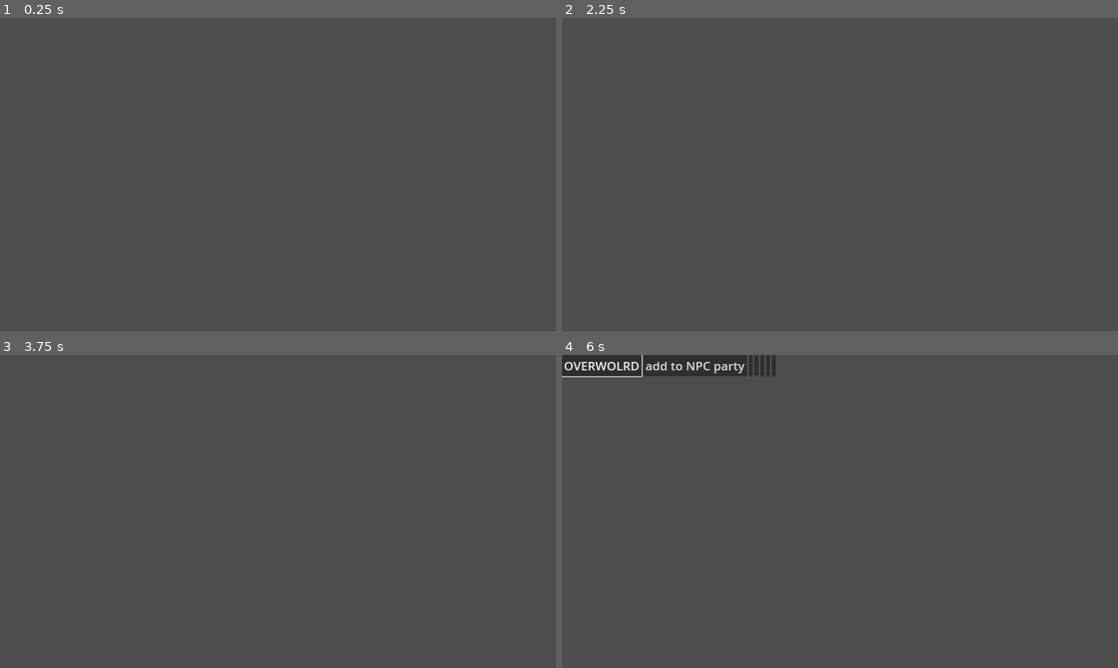
Above: before the commit, frames 1-4 (two rows, left to right).
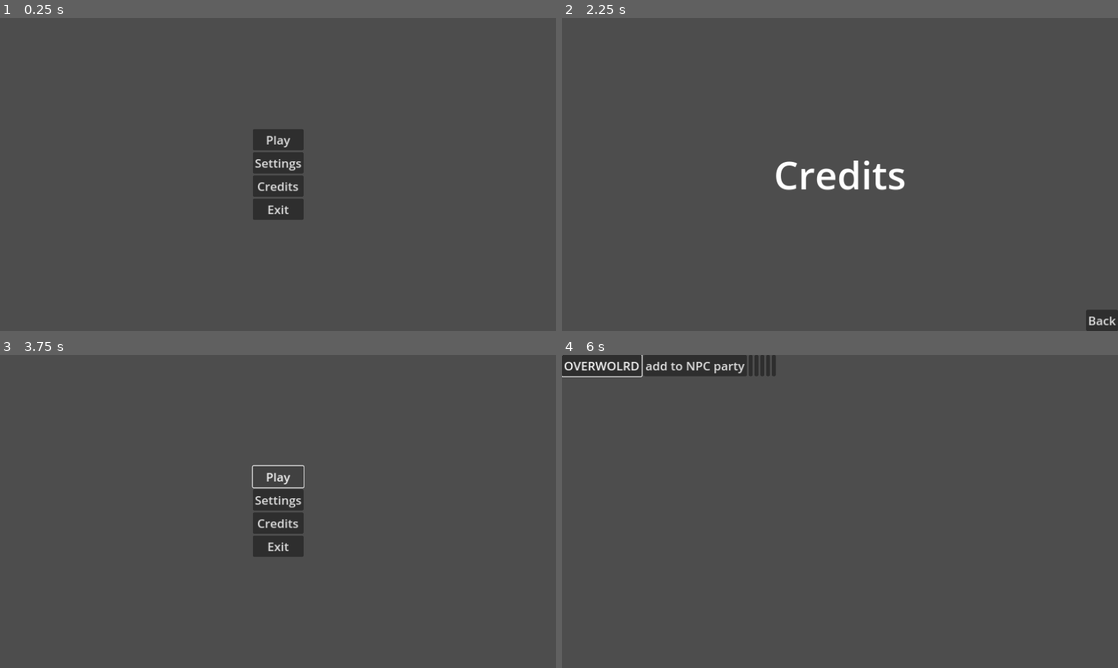
Above: after the commit, the same moments.

Repository: Where-is-my-input/Erratic-Seasons
Game: Godot game, scene res://UI/main_menu.tscn
Same seed, same stepped clock (60 frames per second), same inputs: the game is played once before the commit and once after it. This scene is started directly instead of the project's main scene.
Inputs (mouse positions are in pixels of both pictures, inside the frame that each line leads up to):
- Up to frame 1 (0.25 s): no input
- Up to frame 2 (2.25 s): click (840, 161) at 0.5 s, where only the run after the commit has a clickable "Settings"; click (1101, 321) at 1.25 s, where only the run after the commit has a clickable "Back"; click (840, 187) at 2 s, where only the run after the commit has a clickable "Credits"
- Up to frame 3 (3.75 s): click (539, 658) at 2.75 s, where only the run after the commit has a clickable "Back"; click (278, 477) at 3.5 s, where only the run after the commit has a clickable "Play"
- Up to frame 4 (6 s): click (840, 477) at 4.25 s, where only the run after the commit has a clickable "Play"; tap Enter at 5 s; hold D (right) 5.03-5.78 s; tap Escape (reset) at 5.75 s; hold S (down) from 5.78 s (still down)

The runs differ from the first frame. In frame 1, 2.3% of the frame differs, in the area x 45-55%, y 35-65%; in frame 2, 1.2%; in frame 3, 1.9%; in frame 4, nothing differs.

Commit message:
feat: create basic menu UI

Diff:
--- /dev/null
+++ b/UI/credits.gd
@@ -0,0 +1,5 @@
+extends Control
+
+
+func _on_back_pressed():
+	get_tree().change_scene_to_file("res://UI/main_menu.tscn")
--- /dev/null
+++ b/UI/credits.tscn
@@ -0,0 +1,43 @@
+[gd_scene load_steps=2 format=3 uid="uid://bjbk51j3u5v5p"]
+
+[ext_resource type="Script" path="res://UI/credits.gd" id="1_gso4l"]
+
+[node name="Credits" type="Control"]
+layout_mode = 3
+anchors_preset = 15
+anchor_right = 1.0
+anchor_bottom = 1.0
+grow_horizontal = 2
+grow_vertical = 2
+script = ExtResource("1_gso4l")
+
+[node name="Back" type="Button" parent="."]
+layout_mode = 1
+anchors_preset = 3
+anchor_left = 1.0
+anchor_top = 1.0
+anchor_right = 1.0
+anchor_bottom = 1.0
+offset_left = -66.0
+offset_top = -43.0
+grow_horizontal = 0
+grow_vertical = 0
+text = "Back"
+
+[node name="Label" type="Label" parent="."]
+layout_mode = 1
+anchors_preset = 8
+anchor_left = 0.5
+anchor_top = 0.5
+anchor_right = 0.5
+anchor_bottom = 0.5
+offset_left = -20.0
+offset_top = -11.5
+offset_right = 20.0
+offset_bottom = 11.5
+grow_horizontal = 2
+grow_vertical = 2
+theme_override_font_sizes/font_size = 80
+text = "Credits"
+
+[connection signal="pressed" from="Back" to="." method="_on_back_pressed"]
--- /dev/null
+++ b/UI/main_menu.gd
@@ -0,0 +1,17 @@
+extends Control
+
+
+func _on_exit_pressed():
+	get_tree().quit()
+
+
+func _on_settings_pressed():
+	get_tree().change_scene_to_file("res://UI/settings.tscn")
+
+
+func _on_play_pressed():
+	pass
+
+
+func _on_credits_pressed():
+	get_tree().change_scene_to_file("res://UI/credits.tscn")
--- a/UI/main_menu.tscn
+++ b/UI/main_menu.tscn
@@ -1,4 +1,6 @@
-[gd_scene format=3 uid="uid://bfu7htt3k0wng"]
+[gd_scene load_steps=2 format=3 uid="uid://bfu7htt3k0wng"]
+
+[ext_resource type="Script" path="res://UI/main_menu.gd" id="1_hugeg"]
 
 [node name="MainMenu" type="Control"]
 layout_mode = 3
@@ -7,3 +9,39 @@
 anchor_bottom = 1.0
 grow_horizontal = 2
 grow_vertical = 2
+script = ExtResource("1_hugeg")
+
+[node name="VBoxContainer" type="VBoxContainer" parent="."]
+layout_mode = 1
+anchors_preset = 8
+anchor_left = 0.5
+anchor_top = 0.5
+anchor_right = 0.5
+anchor_bottom = 0.5
+offset_left = -52.5
+offset_top = -92.0
+offset_right = 52.5
+offset_bottom = 92.0
+grow_horizontal = 2
+grow_vertical = 2
+
+[node name="Play" type="Button" parent="VBoxContainer"]
+layout_mode = 2
+text = "Play"
+
+[node name="Settings" type="Button" parent="VBoxContainer"]
+layout_mode = 2
+text = "Settings"
+
+[node name="Credits" type="Button" parent="VBoxContainer"]
+layout_mode = 2
+text = "Credits"
+
+[node name="Exit" type="Button" parent="VBoxContainer"]
+layout_mode = 2
+text = "Exit"
+
+[connection signal="pressed" from="VBoxContainer/Play" to="." method="_on_play_pressed"]
+[connection signal="pressed" from="VBoxContainer/Settings" to="." method="_on_settings_pressed"]
+[connection signal="pressed" from="VBoxContainer/Credits" to="." method="_on_credits_pressed"]
+[connection signal="pressed" from="VBoxContainer/Exit" to="." method="_on_exit_pressed"]
--- /dev/null
+++ b/UI/settings.gd
@@ -0,0 +1,5 @@
+extends Control
+
+
+func _on_back_pressed():
+	get_tree().change_scene_to_file("res://UI/main_menu.tscn")
--- /dev/null
+++ b/UI/settings.tscn
@@ -0,0 +1,43 @@
+[gd_scene load_steps=2 format=3 uid="uid://dyux4h3ubuwq8"]
+
+[ext_resource type="Script" path="res://UI/settings.gd" id="1_18ilv"]
+
+[node name="Settings" type="Control"]
+layout_mode = 3
+anchors_preset = 15
+anchor_right = 1.0
+anchor_bottom = 1.0
+grow_horizontal = 2
+grow_vertical = 2
+script = ExtResource("1_18ilv")
+
+[node name="Label" type="Label" parent="."]
+layout_mode = 1
+anchors_preset = 8
+anchor_left = 0.5
+anchor_top = 0.5
+anchor_right = 0.5
+anchor_bottom = 0.5
+offset_left = -154.5
+offset_top = -55.0
+offset_right = 154.5
+offset_bottom = 55.0
+grow_horizontal = 2
+grow_vertical = 2
+theme_override_font_sizes/font_size = 80
+text = "Settings"
+
+[node name="Back" type="Button" parent="."]
+layout_mode = 1
+anchors_preset = 3
+anchor_left = 1.0
+anchor_top = 1.0
+anchor_right = 1.0
+anchor_bottom = 1.0
+offset_left = -66.0
+offset_top = -43.0
+grow_horizontal = 0
+grow_vertical = 0
+text = "Back"
+
+[connection signal="pressed" from="Back" to="." method="_on_back_pressed"]
